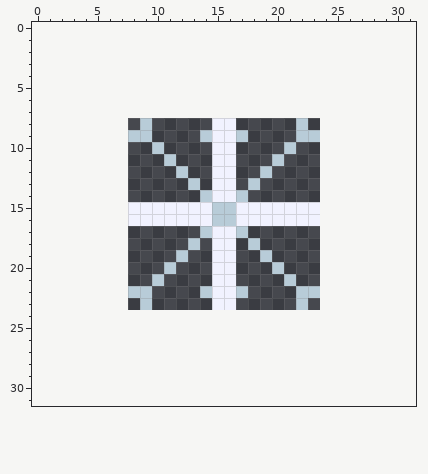
Pixel-art file -- src/assets/particles/aseprite/frozen_effect.aseprite. The picture above is the old version.
16x16 pixels, 1 frame. The old version is drawn lined up with the new one, on the new canvas.
The same view after the edit:
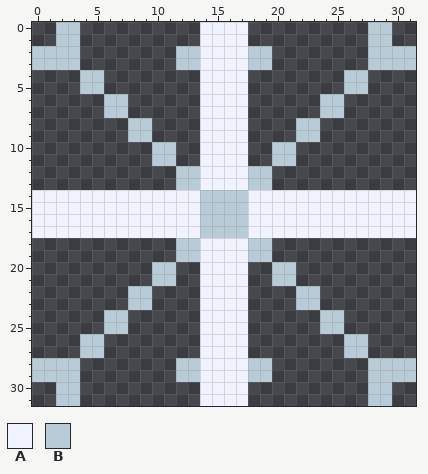
Palette (. is transparent): A #f1f2ff  B #b8ccd8
Commit: feat: make effects even smaller
The edit:
canvas 16x16 -> 32x32, the old top-left corner now at 8,8
The edit adds colour A in rows 0 to 7 at x 14 to 17; in row 8 at x 14 and 17; in rows 10 to 13 at x 14 and 17; in row 14 at x 0 to 13 and 18 to 31; in rows 15 to 16 at x 0 to 7 and 24 to 31; in row 17 at x 0 to 13 and 18 to 31.
The edit adds colour A in rows 18 to 21 at x 14 and 17; in row 23 at x 14 and 17; in rows 24 to 31 at x 14 to 17.
Colour B gives way to colour A in row 9 at x 14 and 17; in row 22 at x 14 and 17.
The edit adds colour B in rows 0 to 1 at x 2 to 3 and 28 to 29; in rows 2 to 3 at x 0 to 3, 12 to 13, 18 to 19 and 28 to 31; in rows 4 to 5 at x 4 to 5 and 26 to 27; in rows 6 to 7 at x 6 to 7 and 24 to 25; in row 8 at x 8 and 23; in row 10 at x 11 and 20.
The edit adds colour B in row 11 at x 10 and 21; in row 12 at x 13 and 18; in row 13 at x 12 and 19; in row 18 at x 12 and 19; in row 19 at x 13 and 18; in row 20 at x 10 and 21.
The edit adds colour B in row 21 at x 11 and 20; in row 23 at x 8 and 23; in rows 24 to 25 at x 6 to 7 and 24 to 25; in rows 26 to 27 at x 4 to 5 and 26 to 27; in rows 28 to 29 at x 0 to 3, 12 to 13, 18 to 19 and 28 to 31; in rows 30 to 31 at x 2 to 3 and 28 to 29.
Colour A gives way to colour B in row 14 at x 15 to 16; in rows 15 to 16 at x 14 and 17; in row 17 at x 15 to 16.
Pixel boxes of the changes (left, top, right, bottom) in both pictures:
changed: (32, 22, 416, 406)
